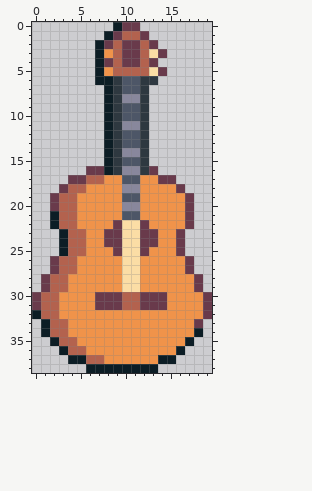
Edited in one commit: pixel-art file (Assets/Gameplay/Players/Abilities/Guitar/Art/guitar2.aseprite). The first picture shows the starting point.
20x39 pixels, 1 frame. Colours within 5 levels of each other are drawn and written as one.
After:
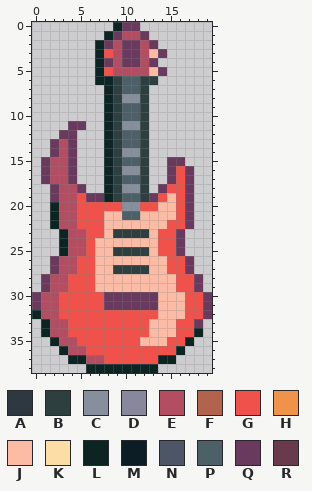
Palette (. is transparent): A #2e3840  B #2e3f40  C #878e9c  D #88879c  E #b34e62  F #b3624e  G #f0514a  H #f0934a  J #fbbba5  K #fbdda5  L #0c2523  M #0c1d25  N #4d5667  P #4d6067  Q #693a5e  R #693a4b
Changes in this commit:
@@ x 0..19 @@
- 0 .........MRR........
- 1 ........MRFFR.......
- 2 .......MRFRRFR......
- 3 .......MHFRRFKR.....
- 4 .......MRFRRFR......
- 5 .......MHFFFFKR.....
- 6 .......MMANNAA......
- 7 ........MANNA.......
- 8 ........MADDA.......
- 9 ........MANNA.......
-10 ........MANNA.......
-11 ........MADDA.......
-12 ........MANNA.......
-13 ........MANNA.......
-14 ........MADDA.......
-15 ........MANNA.......
-16 ......RRMADDAR......
-17 ....RRFFHHNNHHRR....
-18 ...RFFHHHHDDHHHHR...
-19 ..RFFHHHHHNNHHHHHR..
-20 ..RFFHHHHHDDHHHHHR..
-21 ..MFFHHHHHNNHHHHHR..
-22 ..MFFHHHHRKKRHHHHR..
-23 ...MFFHHRRKKRRHHR...
-24 ...MFFHHRRKKRRHHR...
-25 ...MFFHHHRKKRHHHR...
-26 ..RFFHHHHHKKHHHHHR..
-27 ..RFFHHHHHKKHHHHHR..
-28 .RFFHHHHHHKKHHHHHHR.
-29 .RFFHHHHHHKKHHHHHHR.
-30 RFFHHHHRRRFFRRRHHHHR
-31 RFFHHHHRRRFFRRRHHHHR
-32 MFFHHHHHHHHHHHHHHHHR
-33 .MFFHHHHHHHHHHHHHHR.
-34 .MFFHHHHHHHHHHHHHHM.
-35 ..MFFHHHHHHHHHHHHM..
-36 ...MFFHHHHHHHHHHM...
-37 ....MMFFHHHHHHMM....
-38 ......MMMMMMMM......
+ 0 .........LQQ........
+ 1 ........LQEEQ.......
+ 2 .......LQEQQEQ......
+ 3 .......LGEQQEJQ.....
+ 4 .......LQEQQEQ......
+ 5 .......LGEEEEJQ.....
+ 6 .......LLBPPBB......
+ 7 ........LBPPB.......
+ 8 ........LBCCB.......
+ 9 ........LBPPB.......
+10 ........LBPPB.......
+11 ....QQ..LBCCB.......
+12 ...QQ...LBPPB.......
+13 ..QEQ...LBPPB.......
+14 ..QEQ...LBCCB.......
+15 .QEEQ...LBPPB..QQ...
+16 .QEEQ...LBCCB..QGQ..
+17 .QEEQ...LBPPB..QGQ..
+18 ..QEEQ..LBCCB.QGGQ..
+19 ..QEEGQQLBPPBQGJGQ..
+20 ..LEEGGGGGCCGGJJGQ..
+21 ..LEEGGGJJPPJJJJGQ..
+22 ..LEEGGGJJJJJJJGGQ..
+23 ...LEEGGJBBBBJGGQ...
+24 ...LEEGJJJJJJJGGQ...
+25 ...LEEGJJBBBBJGGQ...
+26 ..QEEGGJJJJJJJJGGQ..
+27 ..QEEGGJJBBBBJJGGQ..
+28 .QEEGGGJJJJJJJJJGGQ.
+29 .QEEGGGJJJJJJJJJGGQ.
+30 QEEGGGGGQQQQQQJJJGGQ
+31 QEEGGGGGQQQQQQJJJGGQ
+32 LEEGGGGGGGGGGGJJJGGQ
+33 .LEEGGGGGGGGGJJJGGQ.
+34 .LEEGGGGGGGGGJJJGGL.
+35 ..LEEGGGGGGGJJJGGL..
+36 ...LEEGGGGGGGGGGL...
+37 ....LLEEGGGGGGLL....
+38 ......LLLLLLLL......
